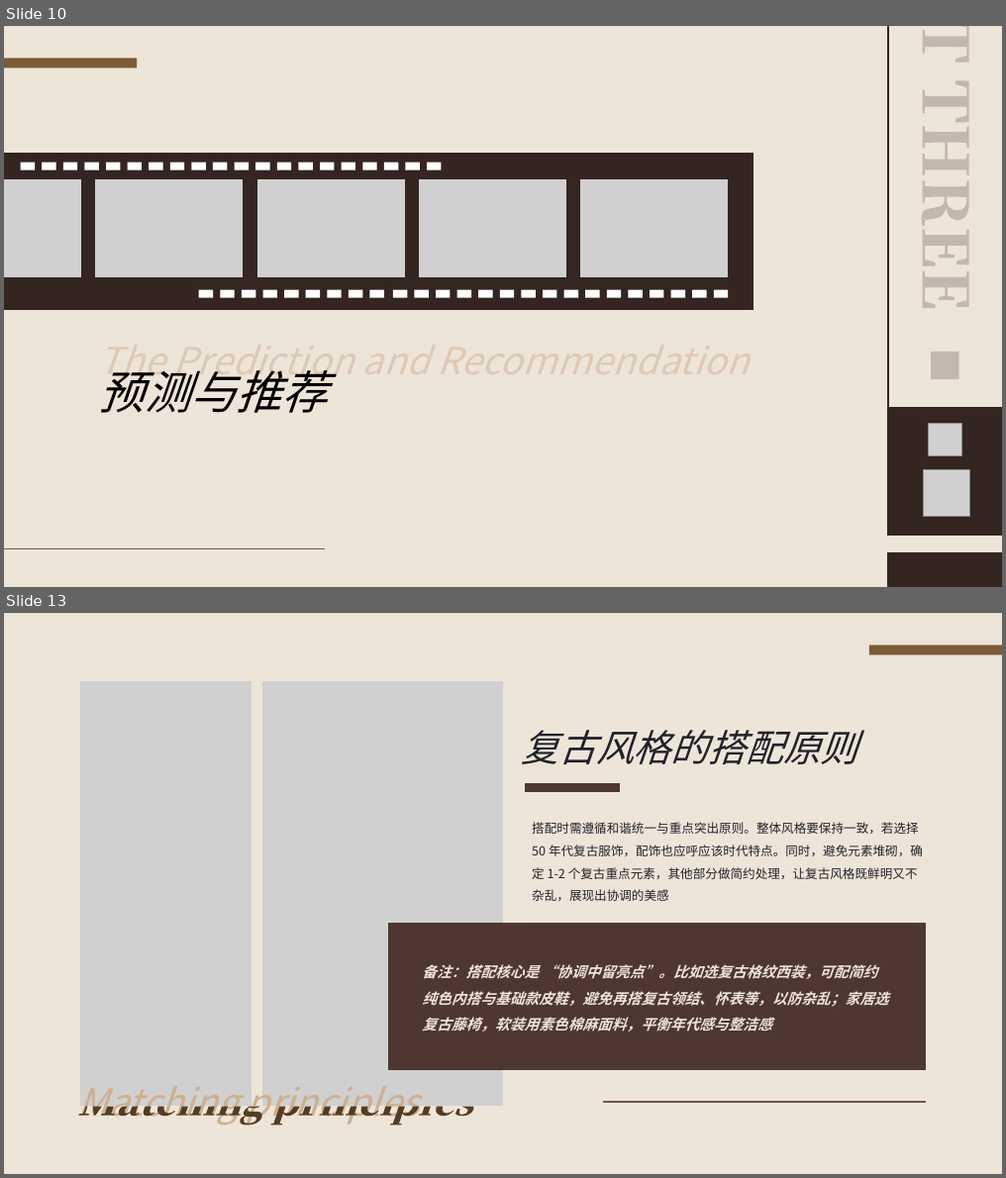
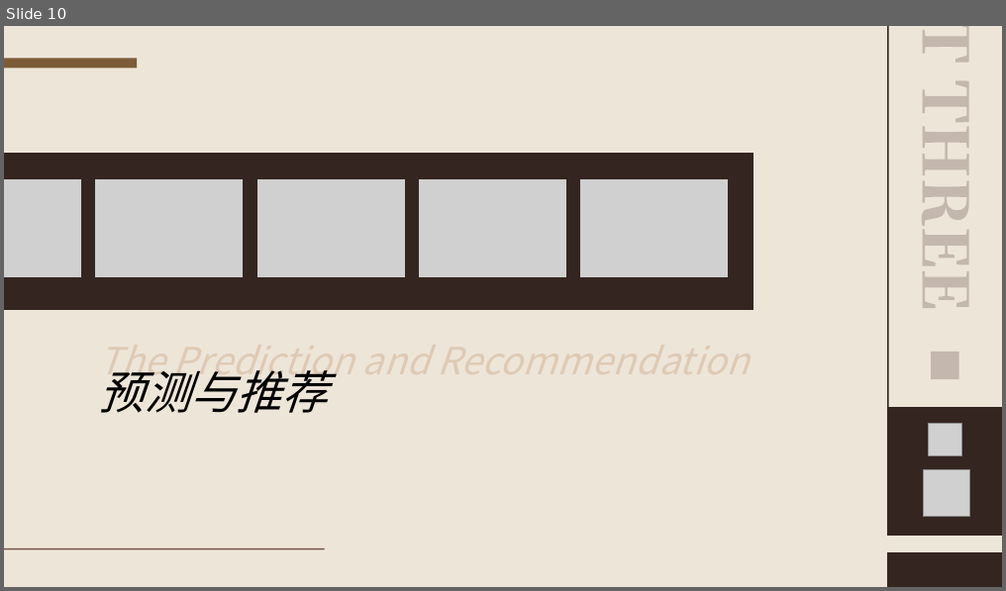
Before and after one commit to WingWR/CineScope, a slide deck: docs/CineScope.pptx. Shown one above the other, each under a label of ours: slides 10 and 13 before the commit, slide 10 after it; the slides between them are not shown. The pictures are 1006x1178 and 1006x591 pixels, drawn with LibreOffice and Linux fonts; fonts in the diff are those of the drawing; grey boxes stand for pictures. Boxes give left, top, right and bottom in pixels: in the first picture for what was removed or moved away, otherwise in the second. Text is boxed around its words. In the diff, an @@ line names an element or a change of style, - is before the commit and + after.

```diff
--- a/docs/CineScope.pptx
+++ b/docs/CineScope.pptx
@@ slide 13 removed at bbox=[4, 613, 1002, 1174], background #EEE5D9 @@
@@ rectangle removed at bbox=[869, 646, 1002, 655] @@
@@ picture removed at bbox=[80, 681, 252, 1107] @@
@@ picture removed at bbox=[262, 681, 503, 1107] @@
@@ text removed at bbox=[521, 730, 857, 764] @@
-复古风格的搭配原则
@@ freeform shape removed at bbox=[525, 783, 620, 792] @@
@@ text removed at bbox=[532, 822, 923, 901] @@
-搭配时需遵循和谐统一与重点突出原则。整体风格要保持一致，若选择 50 年代复古服饰，配饰也应呼应该时代特点。同时，避免元素堆砌，确定 1-2 个复古重点元素，其他部分做简约处理，让复古风格既鲜明又不杂乱，展现出协调的美感
@@ freeform shape removed at bbox=[388, 924, 927, 1071] @@
@@ text removed at bbox=[422, 964, 888, 1032] @@
-备注：搭配核心是 “协调中留亮点”。比如选复古格纹西装，可配简约纯色内搭与基础款皮鞋，避免再搭复古领结、怀表等，以防杂乱；家居选复古藤椅，软装用素色棉麻面料，平衡年代感与整洁感
@@ text removed at bbox=[77, 1086, 419, 1126] @@
-Matching principles
@@ freeform shape removed at bbox=[79, 1106, 474, 1125] @@
@@ line removed from (603, 1103) to (927, 1103) @@
@@ slide 10 changed as well @@
@@ group removed at bbox=[21, 163, 442, 171]: 20 rectangles @@
@@ group removed at bbox=[199, 290, 728, 298]: 25 rectangles @@
```
Also in this commit, not shown: 10 other slides changed, 7 slides added, 6 other slides removed, 2 other files.
